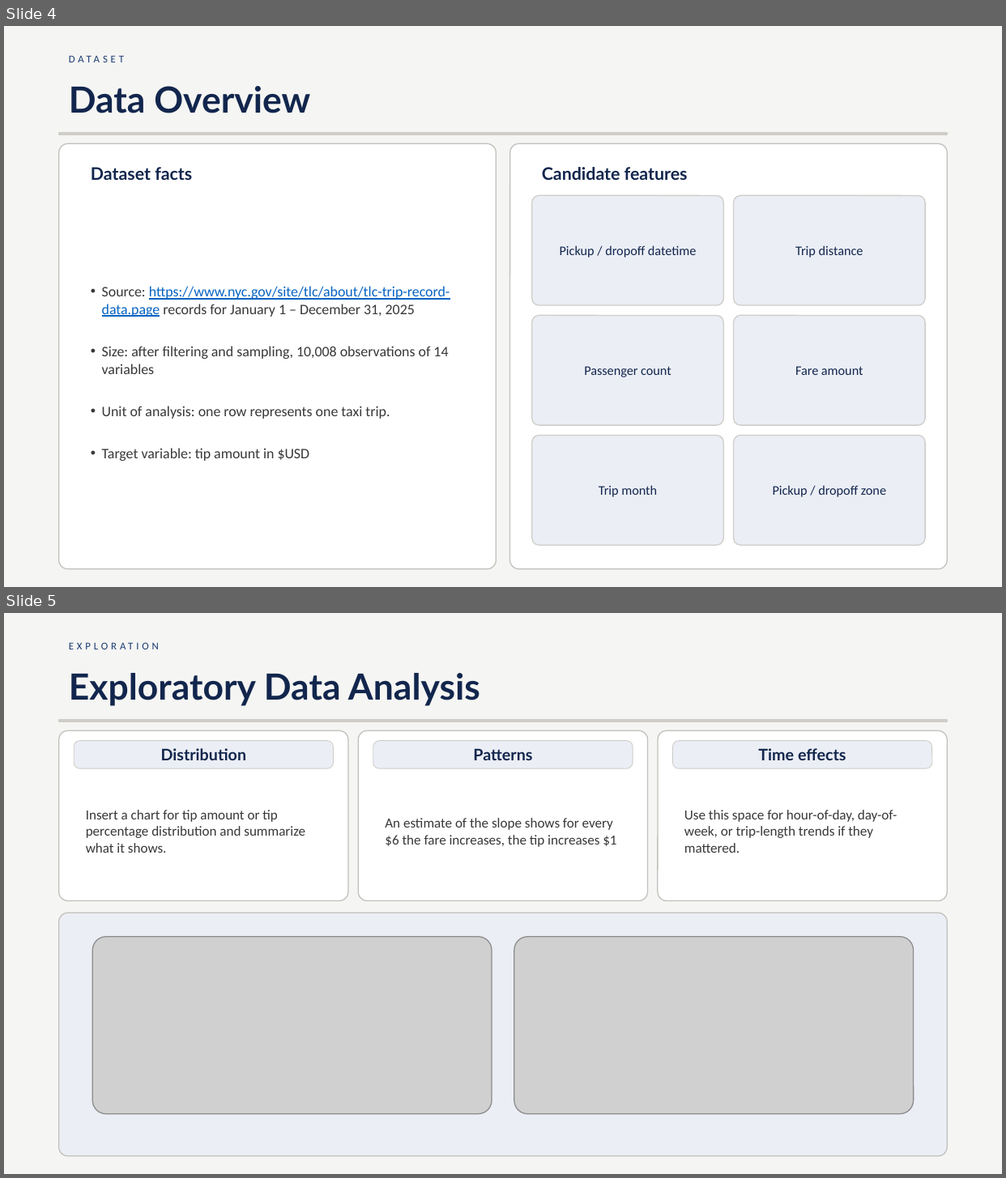
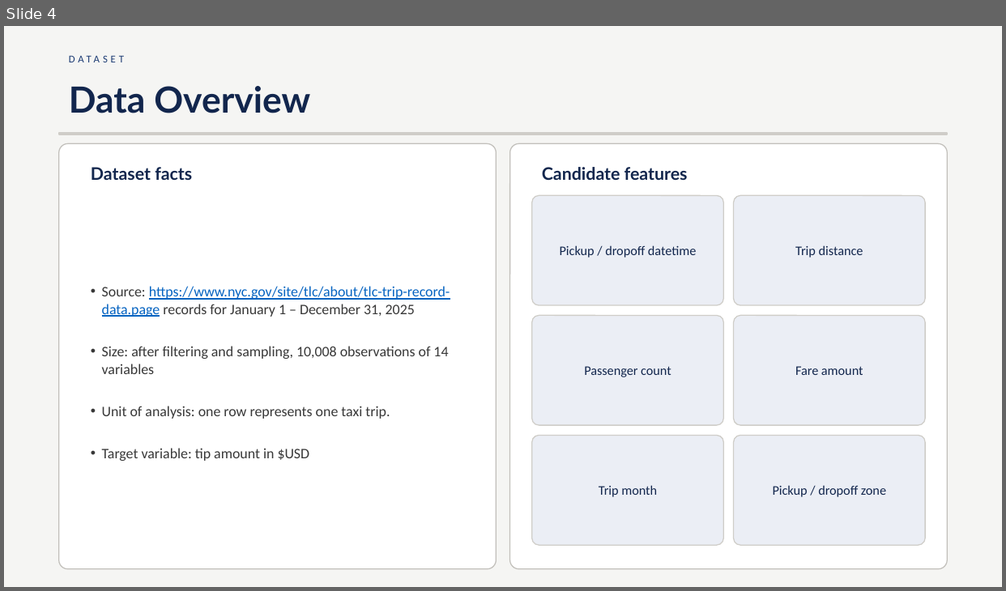
Before and after one commit to Iwestlauer/DDS-Project2, a slide deck: Project Docs/PresentationV1.pptx. Shown one above the other, each under a label of ours: slides 4 and 5 before the commit, slide 4 after it. The pictures are 1006x1178 and 1006x591 pixels, drawn with LibreOffice and Linux fonts; fonts in the diff are those of the drawing; grey boxes stand for pictures. Boxes give left, top, right and bottom in pixels: in the first picture for what was removed or moved away, otherwise in the second. Text is boxed around its words. In the diff, an @@ line names an element or a change of style, - is before the commit and + after.

```diff
--- a/Project Docs/PresentationV1.pptx
+++ b/Project Docs/PresentationV1.pptx
@@ slide 5 removed at box(4, 613, 1002, 1174), background #F5F5F3 @@
@@ text removed at box(59, 635, 947, 657) @@
-EXPLORATION
@@ text removed at box(69, 673, 480, 706) @@
-Exploratory Data Analysis
@@ rectangle removed at box(59, 720, 947, 722) @@
@@ rounded rectangle removed at box(59, 730, 348, 901) @@
@@ rounded rectangle removed at box(358, 730, 648, 901) @@
@@ rounded rectangle removed at box(658, 730, 947, 901) @@
@@ rounded rectangle removed at box(74, 741, 334, 769) @@
@@ text removed at box(161, 748, 247, 760) @@
-Distribution
@@ rounded rectangle removed at box(373, 741, 633, 769) @@
@@ text removed at box(473, 748, 532, 760) @@
-Patterns
@@ rounded rectangle removed at box(672, 741, 932, 769) @@
@@ text removed at box(758, 748, 846, 760) @@
-Time effects
@@ text removed at box(86, 810, 305, 853) @@
-Insert a chart for tip amount or tip percentage distribution and summarize what it shows.
@@ text removed at box(385, 818, 616, 847) @@
-An estimate of the slope shows for every $6 the fare increases, the tip increases $1
@@ text removed at box(684, 810, 897, 853) @@
-Use this space for hour-of-day, day-of-week, or trip-length trends if they mattered.
@@ rounded rectangle removed at box(59, 914, 947, 1157) @@
@@ picture removed at box(93, 937, 492, 1115) @@
@@ picture removed at box(514, 937, 913, 1115) @@
```
Also in this commit, not shown: 6 slides changed, 5 slides added, 5 other files.
